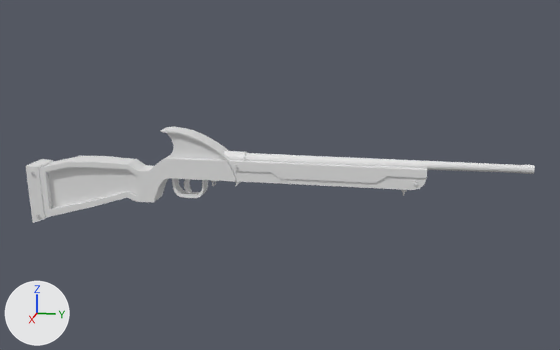
What one commit did to the glTF model Assets/Guns/riflededardos (1).glb.
One viewpoint serves both versions: a camera (50 mm lens) standing at (2.743, 0.594, 0.697) and looking at (-0.015, 0.042, 0.008). The lights are fixed; the arrows at lower left show +X, +Y and +Z. Where no turn or scale is listed for an object, it has been applied to the vertices. Vertices at the same position are counted once.

Before the edit, the objects in view are built like this:
```python
me_cone = bpy.data.meshes.new('Cone')
me_cone.from_pydata(...)  # 56 vertices, 106 faces; spans x -0.041..0.041, y -0.132..0.132, z -0.052..0.052
me_cube_001 = bpy.data.meshes.new('Cube.001')
me_cube_001.from_pydata(...)  # 170 vertices, 316 faces; spans x -0.222..0.222, y -1.312..-0.48, z -0.364..0.149
me_cubo_034 = bpy.data.meshes.new('Cubo.034')
me_cubo_034.from_pydata(...)  # 20 vertices, 36 faces; spans x -0.036..0.036, y -0.102..0.27, z -0.123..0.053
me_cubo_038 = bpy.data.meshes.new('Cubo.038')
me_cubo_038.from_pydata(...)  # 172 vertices, 330 faces; spans x -0.06..0.06, y -0.18..1.35, z -0.18..0.1
me_cylinder_004 = bpy.data.meshes.new('Cylinder.004')
me_cylinder_004.from_pydata(...)  # 128 vertices, 238 faces; spans x -0.024..0.024, y -0.582..0.541, z -0.024..0.024
ob_arma_002 = bpy.data.objects.new('arma.002', me_cubo_034)
ob_arma_002.location = (0.001, -0.765, -0.033)
ob_arma_005 = bpy.data.objects.new('arma.005', me_cubo_038)
ob_arma_005.location = (0.001, -0.765, -0.033)
ob_cone = bpy.data.objects.new('cone', me_cylinder_004)
ob_cone.location = (0.0, 0.402, 0.07)
ob_cone_1 = bpy.data.objects.new('Cone', me_cone)
ob_cone_1.location = (0.0, -0.27, 0.118)
ob_segurin = bpy.data.objects.new('segurin', me_cube_001)
ob_segurin.location = (0.001, -0.441, -0.032)
ob_segurin.rotation_euler = (0.0, -3.142, 0.0)  # degrees (0, -180, 0)
ob_segurin.scale = (-0.155, -0.155, -0.155)
```
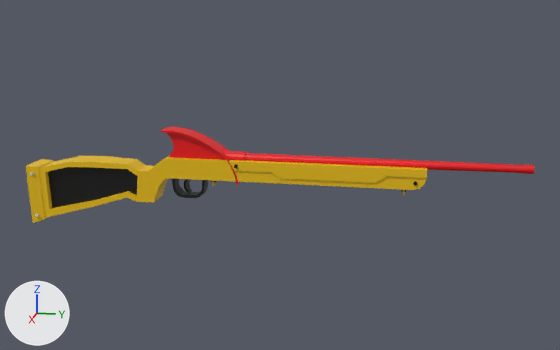
What the commit changed:
Material 'Material.002' (mat_material_002) is new.
Its base color is (0.801, 0.5, 0.0) (yellow #e7bc00).
Material 'Material.003' (mat_material_003) is new.
Its base color is (0.0, 0.0, 0.0) (black #000000).
Material 'Material.001' (mat_material_001) is new.
Its base color is (0.8, 0.0, 0.00324) (red #e7000b).
me_cube_001 has 170 vertices, 316 faces and spans x -0.222..0.222, y -1.312..-0.48, z -0.364..0.149.
me_cube_001 now uses material mat_material_003 (black #000000).
me_cylinder_004 has 128 vertices, 238 faces and spans x -0.024..0.024, y -0.582..0.541, z -0.024..0.024.
me_cylinder_004 now uses material mat_material_001 (red #e7000b).
me_cone has 56 vertices, 106 faces and spans x -0.041..0.041, y -0.132..0.132, z -0.052..0.052.
me_cone now uses material mat_material_001 (red #e7000b).
me_cubo_034 has 20 vertices, 36 faces and spans x -0.036..0.036, y -0.102..0.27, z -0.123..0.053.
me_cubo_034 is used by ob_arma_002; location (0.001, -0.765, -0.033).
me_cubo_034 part 1: 36 faces spanning x -0.036..0.036, y -0.102..0.27, z -0.123..0.053 switch from no material to mat_material_003 (black #000000).
me_cubo_038 has 172 vertices, 330 faces and spans x -0.06..0.06, y -0.18..1.35, z -0.18..0.1.
me_cubo_038 now uses material mat_material_002 (yellow #e7bc00).

Where the change shows, as pixel boxes (x1, y1, x2, y2) in the pictures (560 x 350 px):
'arma.005', recoloured (grey to yellow)
    both: (26, 155, 427, 223)
'cone', recoloured (white to red)
    both: (223, 151, 535, 174)
'Cone', recoloured (grey to red)
    both: (160, 127, 230, 161)
'segurin', recoloured (grey to black)
    both: (172, 178, 208, 198)
part 1 of me_cubo_034, recoloured (grey to black)
    both: (48, 167, 138, 208)
